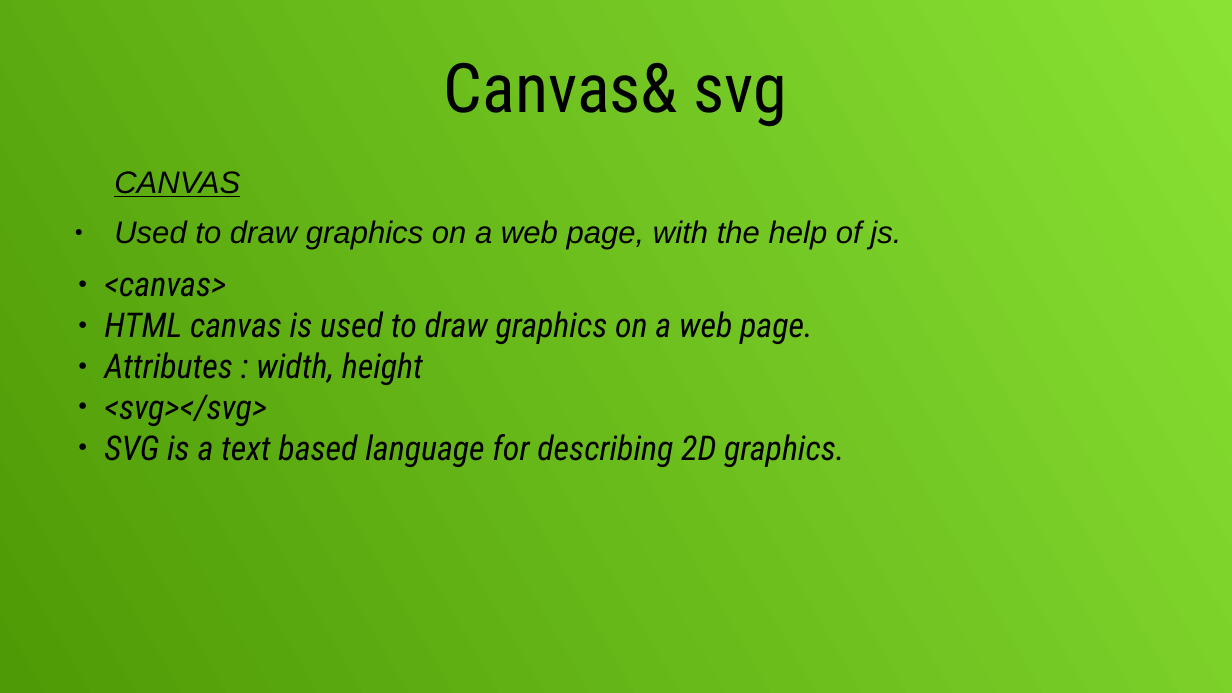
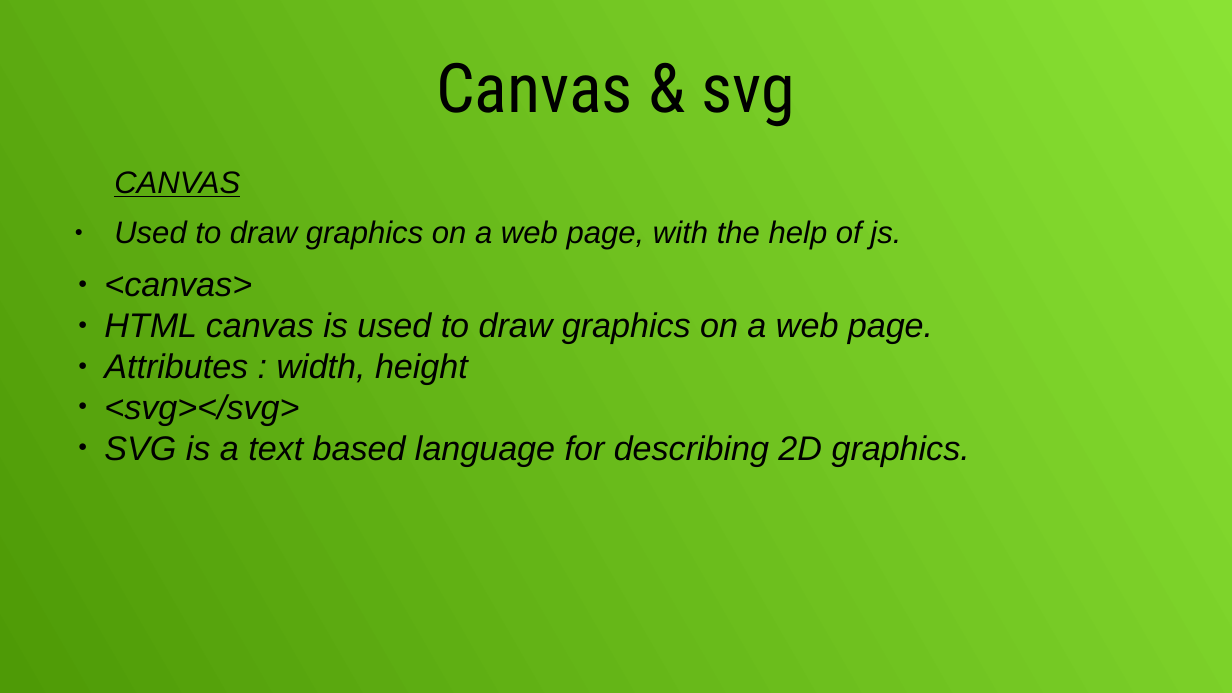
Before and after one commit to Nilena/Website, a slide deck: slide 11 of presentation 1.odp. Drawn at 1232x693 pixels with LibreOffice and Linux fonts; fonts in the diff are those of the drawing. Boxes give left, top, right and bottom in pixels: in the first picture for what was removed or moved away, otherwise in the second. Text is boxed around its words. In the diff, an @@ line names an element or a change of style, - is before the commit and + after.

```diff
--- a/presentation 1.odp
+++ b/presentation 1.odp
@@ title at (x1=436, y1=63, x2=795, y2=127): spaces changed @@
-Canvas& svg
+Canvas & svg
@@ text "<canvas>" at (x1=104, y1=276, x2=970, y2=467): font Roboto Condensed to Arial @@
```
Also in this commit, not shown: 4 other slides changed, 1 other file.
